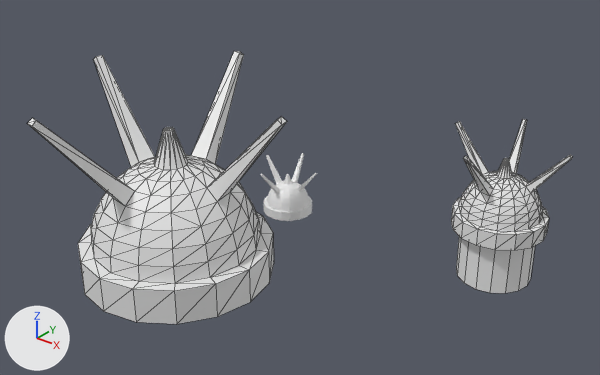
Two versions of the Blender file asssets/anti-person.blend, one commit apart.
Before and after are seen from a camera (50 mm lens) standing at (15.1, -32.7, 22.1) and looking at (-6.7, -5.4, 5.3). Lighting does not change. The marker at lower left points along +X, +Y and +Z. Mesh edges are drawn as thin lines on the coarser meshes.

Script lines for the objects in view, before the commit:
```python
me_sphere_001 = bpy.data.meshes.new('Sphere.001')
me_sphere_001.from_pydata(...)  # 241 vertices, 416 faces; spans x -1.83..1.8, y -1.94..1.79, z -3.62..0.8
me_sphere_001.materials.append(mat_material)  # its picture is missing
me_sphere_002 = bpy.data.meshes.new('Sphere.002')
me_sphere_002.from_pydata(...)  # 193 vertices, 192 faces; spans x -1.83..1.8, y -1.94..1.79, z -2.0..0.8
me_sphere_003 = bpy.data.meshes.new('Sphere.003')
me_sphere_003.from_pydata(...)  # 193 vertices, 368 faces; spans x -1.81..1.81, y -1.87..1.87, z -1.4..1.4
me_sphere_003.materials.append(mat_block02b_jpg)  # its picture is missing
ob_mine7 = bpy.data.objects.new('mine7', me_sphere_003)
ob_mine7.location = (-12.02, -8.64, 5.16)
ob_mine7.scale = (3.4, 3.4, 3.4)
ob_v69valmara = bpy.data.objects.new('V69valmara', me_sphere_001)
ob_v69valmara.location = (0.85, 0.1, 6.61)
ob_v69valmara.scale = (1.58, 1.58, 1.58)
ob_v69valmara2 = bpy.data.objects.new('V69valmara2', me_sphere_002)
ob_v69valmara2.location = (-11.96, 0.1, 2.21)
```
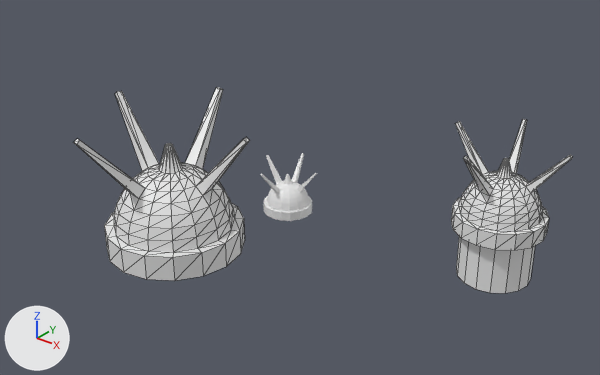
Boxes [x1, y1, x2, y2] around the edits, measured in the pictures (600 x 375 px):
'mine7', rescaled (32% narrower, 29% shorter): before [27, 51, 287, 324]; after [74, 87, 250, 281]

What the commit changed:
Object 'mine7' (ob_mine7) is rescaled from (3.4, 3.4, 3.4) to (2.41, 2.41, 2.41).
